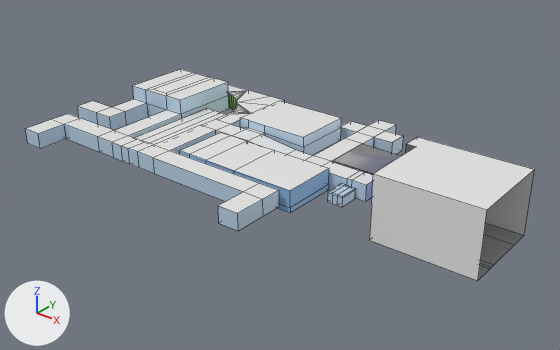
Two versions of the FBX model Assets/Meshes/LVL1.0/LVL1.0.fbx, one commit apart.
Both versions are drawn from a 50 mm camera at (65.9, -101.0, 60.8) aimed at (-15.1, 0.2, -1.9). Lighting does not change. The marker at lower left points along +X, +Y and +Z. Mesh edges are drawn as thin lines. Where no turn or scale is listed for an object, it has been applied to the vertices. Vertices at the same position are counted once.
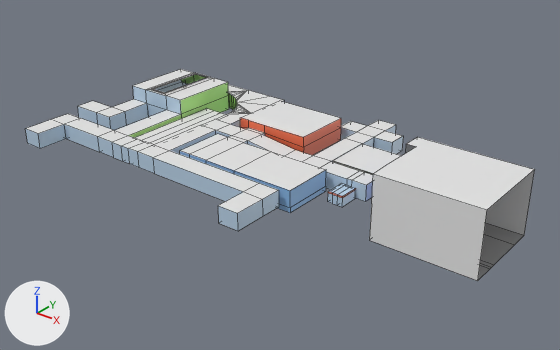
Where the change shows, as pixel boxes [x1, y1, x2, y2] in the pictures (560 x 350 px):
part 1 of me_cube, cut back: before [180, 133, 362, 213]; after [180, 134, 326, 213]
part 2 of me_cube, built on: [146, 73, 214, 96] in both
part 3 of me_cube, recoloured: [129, 82, 229, 138] in both
part 4 of me_cube, recoloured: [240, 118, 356, 198] in both

The edits, one by one:
Material 'StorageFloor' (mat_storagefloor) is new.
Its base color is (0.26, 0.26, 0.26) (grey #8b8b8b).
Material 'StorageWall' (mat_storagewall) is new.
Its base color is (0.8, 0.132, 0.0496) (orange #e7663f).
me_cube is used by ob_cube; location (0.0, 0.0, 0.0).
me_cube had 364 vertices, 358 faces and spanned x -60.0..26.2, y -24.0..24.0, z -7.0..7.1.
me_cube now has 380 vertices, 364 faces and spans x -60.0..26.2, y -24.0..24.0, z -7.0..7.3.
Part 1, on me_cube:
10 faces are deleted.
12 vertices in x -27.5..-2.4, y -2.2, z 0.0..4.1 move by (0.0, -0.8, 0.0).
1 new face joins them, mat_hallwaywalls (blue #bad2e7).
Part 2, on me_cube:
1 face is deleted.
4 vertices move from x -48.9..-45.1, y 0.9..13.7, z 7.1 to x -48.9..-45.1, y 0.5..13.2, z 7.1.
16 vertices are added at x -49.2..-44.8, y 0.2..13.5, z 7.2..7.3.
16 new faces join them, mat_hallwaycieling (white #e7e7e7).
me_cube part 3: 11 faces spanning x -54.0..-33.0, y -14.0..13.8, z 1.0..7.1 switch from mat_hallwaywalls (blue #bad2e7) to mat_curvewall (green #aae77e).
me_cube part 4: 16 faces spanning x -27.1..3.0, y -6.0..15.0, z 1.0..5.6 switch from mat_hallwaywalls (blue #bad2e7) to mat_storagewall (orange #e7663f).
me_cube now uses material mat_storagefloor (grey #8b8b8b).
